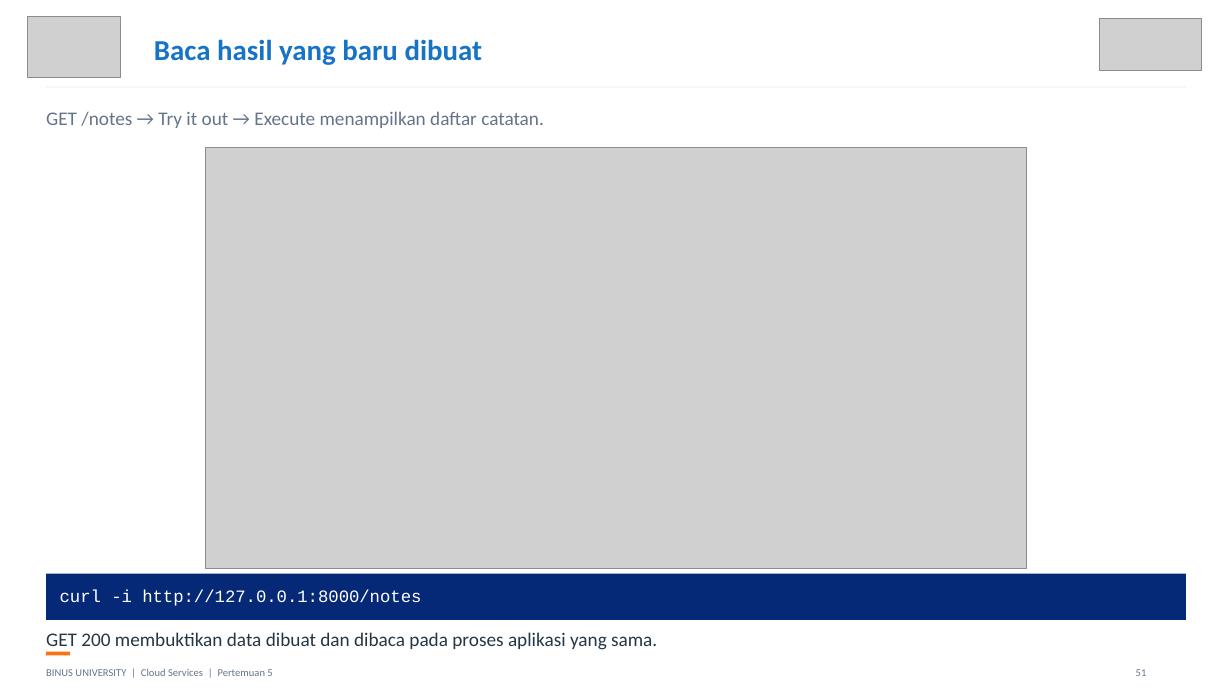
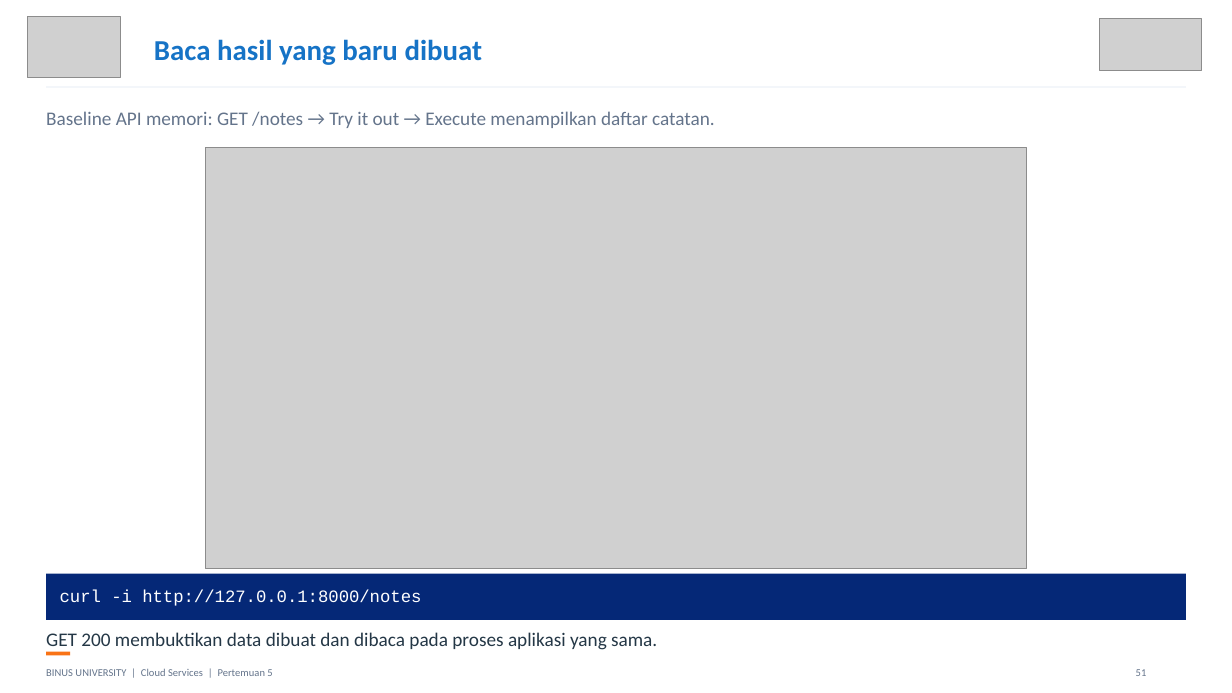
Before and after one commit to SeedFlora/meet5CloudService, a slide deck: slide 51 of slides/Teori_Pertemuan_05.pptx. Drawn at 1232x693 pixels with LibreOffice and Linux fonts; fonts in the diff are those of the drawing; grey boxes stand for pictures. Boxes give left, top, right and bottom in pixels: in the first picture for what was removed or moved away, otherwise in the second. Text is boxed around its words. In the diff, an @@ line names an element or a change of style, - is before the commit and + after.

```diff
--- a/slides/Teori_Pertemuan_05.pptx
+++ b/slides/Teori_Pertemuan_05.pptx
@@ text at box(46, 111, 715, 128): text changed @@
-GET /notes → Try it out → Execute menampilkan daftar catatan.
+Baseline API memori: GET /notes → Try it out → Execute menampilkan daftar catatan.
```
Also in this commit, not shown: 16 other slides changed, 22 slides added, 32 other files.
